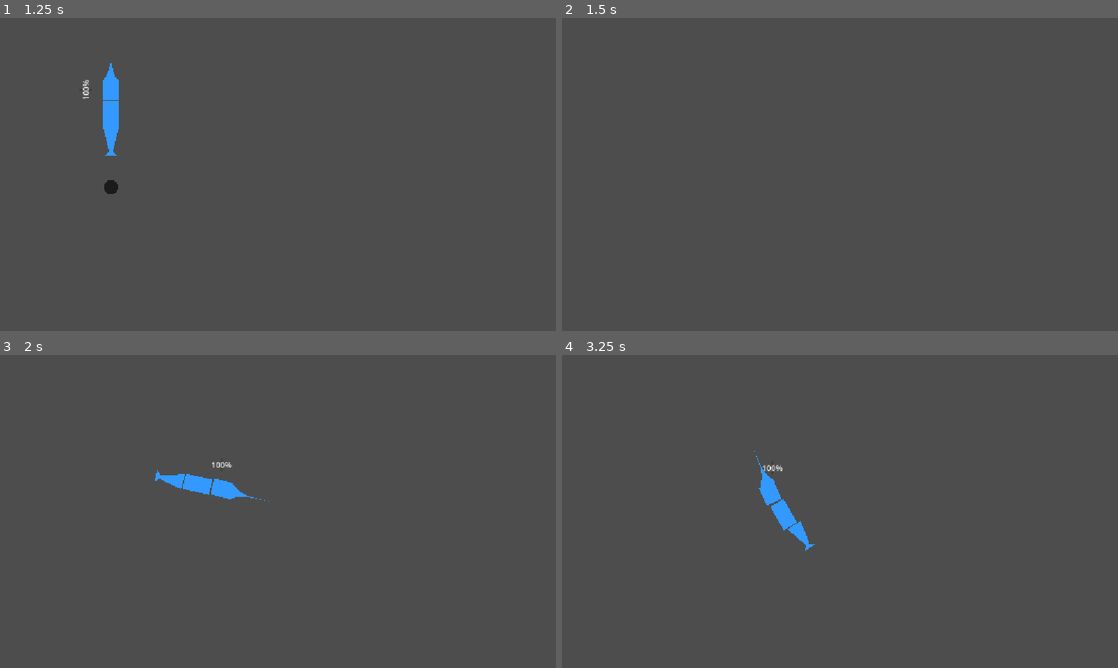
Above: before the commit, frames 1-4 (two rows, left to right).
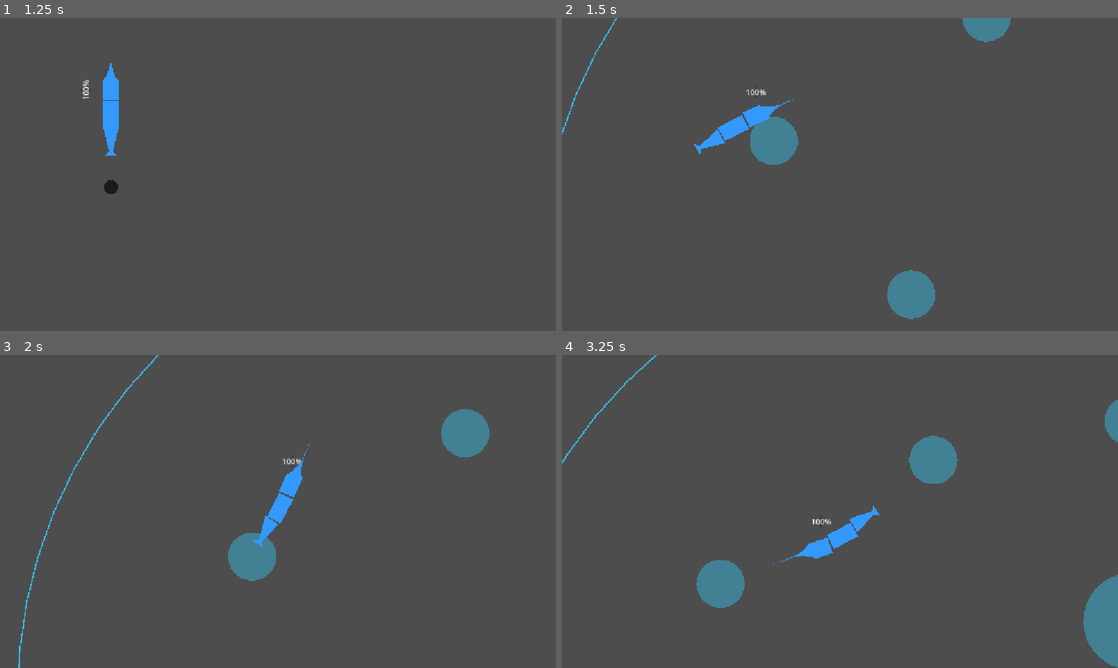
Above: after the commit, the same moments.

Repository: Monk135/FishedUp
Game: Godot game, scene res://scenes/Menus_&_UI/Menu_CharacterSelection.tscn
Same seed, same stepped clock (60 frames per second), same inputs: the game is played once before the commit and once after it.
Inputs:
- Up to frame 1 (1.25 s): tap A (move_left_p1) at 0.5 s; hold D (move_right_p1) from 0.53 s (still down); tap Down (move_down_p2) at 0.6 s; tap Space at 0.77 s
- Up to frame 2 (1.5 s): tap Space at 1.25 s; release D (move_right_p1) at 1.28 s; hold S (move_down_p1) from 1.28 s (still down); tap Left (move_left_p2) at 1.35 s
- Up to frame 3 (2 s): keep holding S (move_down_p1); tap Space at 1.52 s
- Up to frame 4 (3.25 s): release S (move_down_p1) at 2.03 s; hold D (move_right_p1) 2.03-2.78 s; tap Right (move_right_p2) at 2.1 s; hold W (move_up_p1) from 2.78 s (still down); tap Up (move_up_p2) at 2.85 s; tap Space at 3.02 s

Frame 1 is identical in both runs. In frame 2, 3.4% of the frame differs, in the area x 0-81%, y 0-97%; in frame 3, 3.7%; in frame 4, 5.2%, in the area x 0-100%, y 0-100%.

Commit message:
visible coll
visible Coll added

Diff:
--- a/scenes/Gym_OLI.tscn
+++ b/scenes/Gym_OLI.tscn
@@ -1,8 +1,10 @@
-[gd_scene load_steps=5 format=3 uid="uid://bppwo62mc8d22"]
+[gd_scene load_steps=7 format=3 uid="uid://bppwo62mc8d22"]
 
 [ext_resource type="PackedScene" uid="uid://lep4oymjldoj" path="res://scenes/Menus_&_UI/Cam_Dynamic.tscn" id="1_6npea"]
 [ext_resource type="Script" uid="uid://bvr4cokslk1dr" path="res://scenes/gym_oli.gd" id="1_mu714"]
-[ext_resource type="PackedScene" uid="uid://bcapokgb5nn5p" path="res://scenes/terrain/CollSquare/CollSquare_100.tscn" id="5_enyfi"]
+[ext_resource type="Script" uid="uid://b2khj3yg14xed" path="res://scripts/LevelTech/LevelOutlines/RoundLevelOutline.gd" id="3_pp5hy"]
+[ext_resource type="PackedScene" uid="uid://ccari5c1j71h3" path="res://scenes/terrain/CollPillar/Coll_Pillar_R50.tscn" id="5_rwvwd"]
+[ext_resource type="PackedScene" uid="uid://b3385s201jcpj" path="res://scenes/terrain/CollPillar/Coll_Pillar_R100.tscn" id="6_mu714"]
 
 [sub_resource type="PlaceholderTexture2D" id="PlaceholderTexture2D_6npea"]
 
@@ -10,31 +12,12 @@
 script = ExtResource("1_mu714")
 
 [node name="CamDynamic" parent="." instance=ExtResource("1_6npea")]
-position = Vector2(575, 325)
 map_size = Vector2(3840, 2160)
 max_zoom = 1.0
 
 [node name="RootMap" type="Node2D" parent="."]
 position = Vector2(154, 84)
 scale = Vector2(3, 3)
-
-[node name="GenericWall" parent="RootMap" instance=ExtResource("5_enyfi")]
-position = Vector2(-512.6159, 84.070366)
-scale = Vector2(0.33333334, 9.374369)
-
-[node name="GenericWall2" parent="RootMap" instance=ExtResource("5_enyfi")]
-position = Vector2(792.3389, 75.086945)
-scale = Vector2(0.33333334, 9.214369)
-
-[node name="GenericWall3" parent="RootMap" instance=ExtResource("5_enyfi")]
-position = Vector2(174.88571, -291.73242)
-rotation = -1.5707964
-scale = Vector2(0.33333334, 17.05437)
-
-[node name="GenericWall4" parent="RootMap" instance=ExtResource("5_enyfi")]
-position = Vector2(163.74435, 445.22607)
-rotation = -1.5707964
-scale = Vector2(0.33333334, 18.001036)
 
 [node name="Bg" type="Sprite2D" parent="RootMap"]
 visible = false
@@ -44,13 +27,42 @@
 texture = SubResource("PlaceholderTexture2D_6npea")
 
 [node name="SpawnPoint0" type="Marker2D" parent="."]
-position = Vector2(-1039.6936, -479.58752)
+position = Vector2(-576.60333, -324.52277)
 
 [node name="SpawnPoint1" type="Marker2D" parent="."]
-position = Vector2(2111.453, -451.34674)
+position = Vector2(576.8036, -325.769)
 
 [node name="SpawnPoint2" type="Marker2D" parent="."]
-position = Vector2(-978.2121, 1085.815)
+position = Vector2(-578.9696, 327.7845)
 
 [node name="SpawnPoint3" type="Marker2D" parent="."]
-position = Vector2(2149.8706, 1098.8147)
+position = Vector2(578.3894, 326.36115)
+
+[node name="Outline" type="StaticBody2D" parent="."]
+script = ExtResource("3_pp5hy")
+radius = 1000.0
+segments = 64
+
+[node name="CollPillar2" parent="." instance=ExtResource("5_rwvwd")]
+position = Vector2(-228.8352, 29.562164)
+
+[node name="CollPillar3" parent="." instance=ExtResource("6_mu714")]
+position = Vector2(338.01453, -210.68436)
+
+[node name="CollPillar4" parent="." instance=ExtResource("5_rwvwd")]
+position = Vector2(-72.70068, -543.9027)
+
+[node name="CollPillar" parent="." instance=ExtResource("5_rwvwd")]
+position = Vector2(43.945313, 624.7372)
+
+[node name="CollPillar5" parent="." instance=ExtResource("5_rwvwd")]
+position = Vector2(316.28833, 253.83191)
+
+[node name="CollPillar6" parent="." instance=ExtResource("5_rwvwd")]
+position = Vector2(-513.7095, -288.26038)
+
+[node name="CollPillar7" parent="." instance=ExtResource("6_mu714")]
+position = Vector2(-485.17828, 471.70642)
+
+[node name="CollPillar8" parent="." instance=ExtResource("5_rwvwd")]
+position = Vector2(331.8512, -625.44714)
--- a/scenes/terrain/CollPillar/Coll_Pillar_R100.tscn
+++ b/scenes/terrain/CollPillar/Coll_Pillar_R100.tscn
@@ -1,4 +1,6 @@
-[gd_scene load_steps=2 format=3 uid="uid://b3385s201jcpj"]
+[gd_scene load_steps=3 format=3 uid="uid://b3385s201jcpj"]
+
+[ext_resource type="Script" uid="uid://c740rtxcflyas" path="res://scenes/terrain/CollPillar/collision_shape_2d.gd" id="1_bkxsj"]
 
 [sub_resource type="CircleShape2D" id="CircleShape2D_7up4l"]
 radius = 100.0
@@ -9,6 +11,7 @@
 
 [node name="CollisionShape2D" type="CollisionShape2D" parent="StaticBody2D"]
 shape = SubResource("CircleShape2D_7up4l")
+script = ExtResource("1_bkxsj")
 
 [node name="Sprite2D" type="Sprite2D" parent="."]
 position = Vector2(0, 0.16666664)
--- a/scenes/terrain/CollPillar/Coll_Pillar_R150.tscn
+++ b/scenes/terrain/CollPillar/Coll_Pillar_R150.tscn
@@ -1,4 +1,6 @@
-[gd_scene load_steps=2 format=3 uid="uid://x2kit23i2csb"]
+[gd_scene load_steps=3 format=3 uid="uid://x2kit23i2csb"]
+
+[ext_resource type="Script" uid="uid://c740rtxcflyas" path="res://scenes/terrain/CollPillar/collision_shape_2d.gd" id="1_gjn3q"]
 
 [sub_resource type="CircleShape2D" id="CircleShape2D_7up4l"]
 radius = 150.0
@@ -9,6 +11,7 @@
 
 [node name="CollisionShape2D" type="CollisionShape2D" parent="StaticBody2D"]
 shape = SubResource("CircleShape2D_7up4l")
+script = ExtResource("1_gjn3q")
 
 [node name="Sprite2D" type="Sprite2D" parent="."]
 position = Vector2(0, 0.16666664)
--- a/scenes/terrain/CollPillar/Coll_Pillar_R200.tscn
+++ b/scenes/terrain/CollPillar/Coll_Pillar_R200.tscn
@@ -1,4 +1,6 @@
-[gd_scene load_steps=3 format=3 uid="uid://bnaoe6r4hu30x"]
+[gd_scene load_steps=4 format=3 uid="uid://bnaoe6r4hu30x"]
+
+[ext_resource type="Script" uid="uid://c740rtxcflyas" path="res://scenes/terrain/CollPillar/collision_shape_2d.gd" id="1_xaytt"]
 
 [sub_resource type="CanvasItemMaterial" id="CanvasItemMaterial_uh788"]
 blend_mode = 1
@@ -13,6 +15,7 @@
 [node name="CollisionShape2D" type="CollisionShape2D" parent="StaticBody2D"]
 material = SubResource("CanvasItemMaterial_uh788")
 shape = SubResource("CircleShape2D_7up4l")
+script = ExtResource("1_xaytt")
 
 [node name="Sprite2D" type="Sprite2D" parent="."]
 position = Vector2(0, 0.16666664)
--- a/scenes/terrain/CollPillar/Coll_Pillar_R25.tscn
+++ b/scenes/terrain/CollPillar/Coll_Pillar_R25.tscn
@@ -1,4 +1,6 @@
-[gd_scene load_steps=2 format=3 uid="uid://b7f4g2qrc7ye"]
+[gd_scene load_steps=3 format=3 uid="uid://b7f4g2qrc7ye"]
+
+[ext_resource type="Script" uid="uid://c740rtxcflyas" path="res://scenes/terrain/CollPillar/collision_shape_2d.gd" id="1_8524e"]
 
 [sub_resource type="CircleShape2D" id="CircleShape2D_7up4l"]
 radius = 25.0
@@ -9,6 +11,7 @@
 
 [node name="CollisionShape2D" type="CollisionShape2D" parent="StaticBody2D"]
 shape = SubResource("CircleShape2D_7up4l")
+script = ExtResource("1_8524e")
 
 [node name="Sprite2D" type="Sprite2D" parent="."]
 position = Vector2(0, 0.16666664)
--- a/scenes/terrain/CollPillar/Coll_Pillar_R50.tscn
+++ b/scenes/terrain/CollPillar/Coll_Pillar_R50.tscn
@@ -1,4 +1,6 @@
-[gd_scene load_steps=2 format=3 uid="uid://ccari5c1j71h3"]
+[gd_scene load_steps=3 format=3 uid="uid://ccari5c1j71h3"]
+
+[ext_resource type="Script" uid="uid://c740rtxcflyas" path="res://scenes/terrain/CollPillar/collision_shape_2d.gd" id="1_f4hqb"]
 
 [sub_resource type="CircleShape2D" id="CircleShape2D_7up4l"]
 radius = 50.0
@@ -9,6 +11,7 @@
 
 [node name="CollisionShape2D" type="CollisionShape2D" parent="StaticBody2D"]
 shape = SubResource("CircleShape2D_7up4l")
+script = ExtResource("1_f4hqb")
 
 [node name="Sprite2D" type="Sprite2D" parent="."]
 position = Vector2(0, 0.16666664)
--- /dev/null
+++ b/scenes/terrain/CollPillar/collision_shape_2d.gd
@@ -0,0 +1,25 @@
+@tool
+extends CollisionShape2D
+
+@export var visual_color: Color = Color(0.2, 0.8, 1.0, 0.4):
+	set(value):
+		visual_color = value
+		queue_redraw()
+
+func _draw() -> void:
+	if shape is RectangleShape2D:
+		var rect := shape as RectangleShape2D
+		var half := rect.size / 2.0
+		draw_rect(Rect2(-half, rect.size), visual_color, true)
+
+	elif shape is CircleShape2D:
+		var circle := shape as CircleShape2D
+		draw_circle(Vector2.ZERO, circle.radius, visual_color)
+
+	elif shape is CapsuleShape2D:
+		var capsule := shape as CapsuleShape2D
+		draw_rect(Rect2(-capsule.radius, -capsule.height / 2.0, capsule.radius * 2.0, capsule.height), visual_color, true)
+
+func _process(_delta: float) -> void:
+	if Engine.is_editor_hint():
+		queue_redraw()
--- a/scenes/terrain/Coll_Cylindre.tscn
+++ b/scenes/terrain/Coll_Cylindre.tscn
@@ -1,8 +1,8 @@
 [gd_scene load_steps=2 format=3 uid="uid://bi7dwcxnsqshx"]
 
 [sub_resource type="CapsuleShape2D" id="CapsuleShape2D_sg84u"]
-radius = 35.0
-height = 280.0
+radius = 16.0
+height = 202.0
 
 [node name="CollCylindre" type="Node2D"]
 
Not shown, added: scenes/terrain/CollPillar/collision_shape_2d.gd.uid
